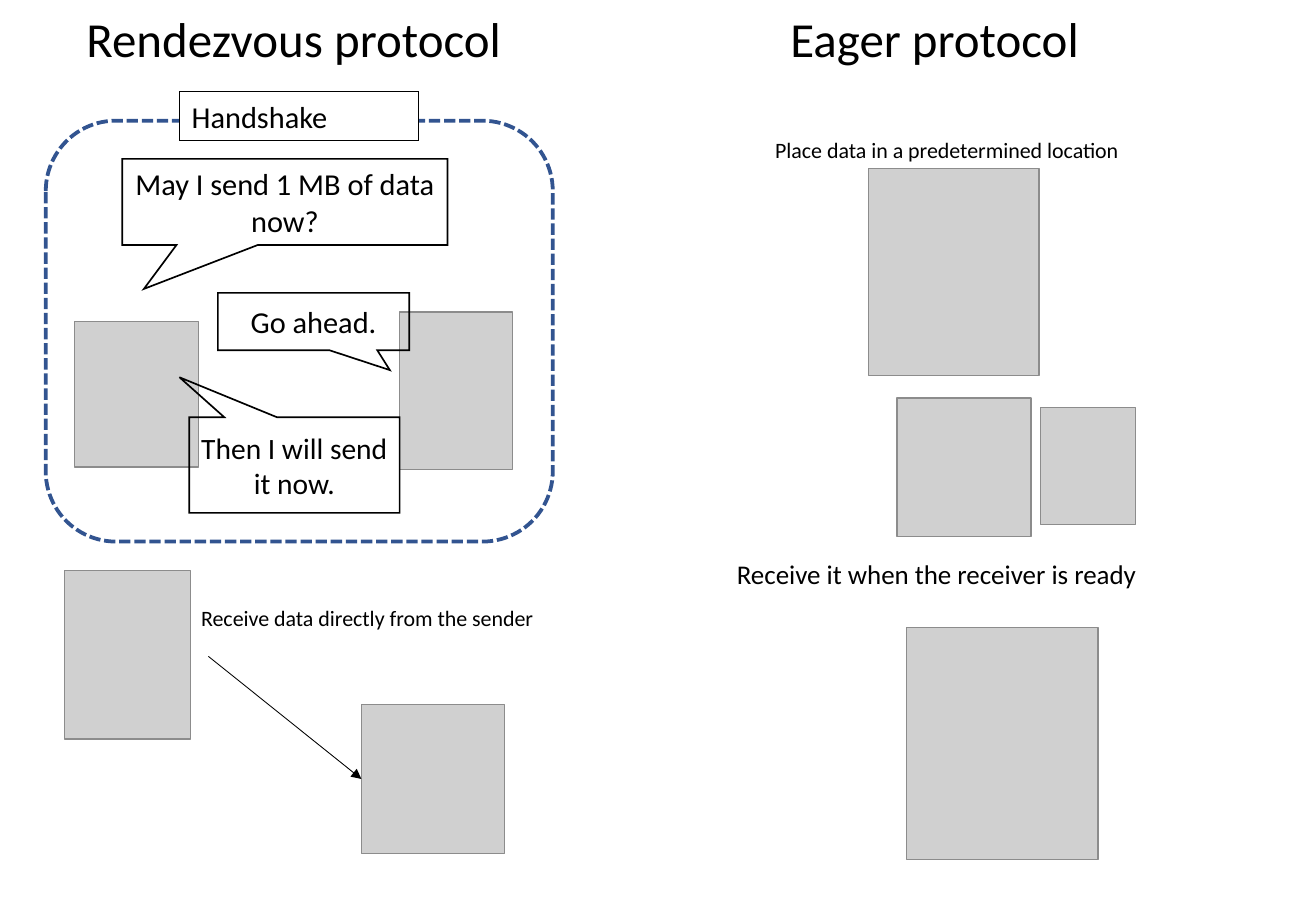
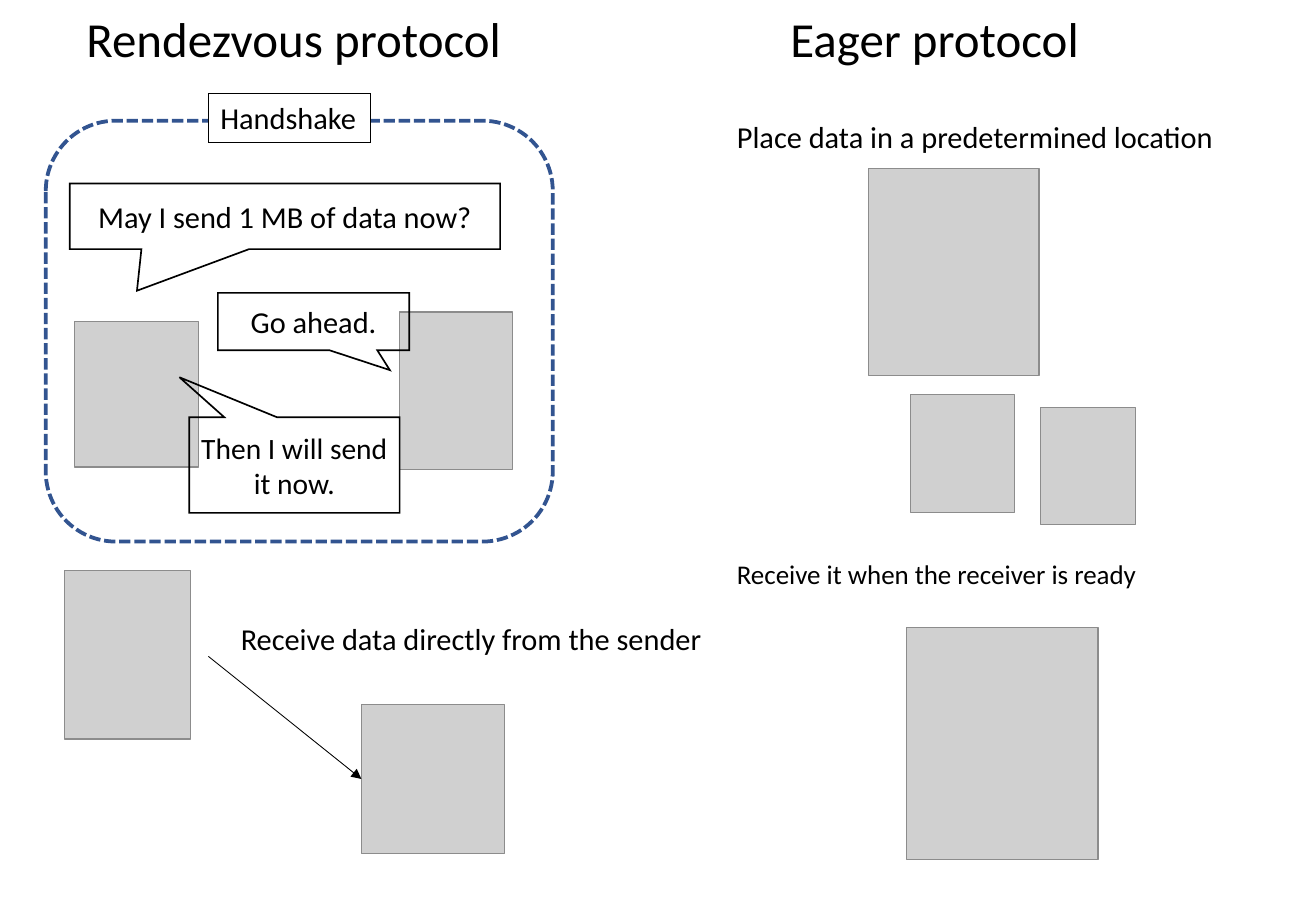
Before and after one commit to kaityo256/sevendayshpc, a slide deck: slide 12 of site-assets/sources/day4/fig-ja-en.pptx. Drawn at 1316x911 pixels with LibreOffice and Linux fonts; fonts in the diff are those of the drawing; grey boxes stand for pictures. Boxes give left, top, right and bottom in pixels: in the first picture for what was removed or moved away, otherwise in the second. Text is boxed around its words. In the diff, an @@ line names an element or a change of style, - is before the commit and + after.

```diff
--- a/site-assets/sources/day4/fig-ja-en.pptx
+++ b/site-assets/sources/day4/fig-ja-en.pptx
@@ rectangle "Handshake": place and size @@
-rectangle "Handshake" at (180, 92, 419, 141)
+rectangle "Handshake" at (209, 94, 372, 142)
@@ text "Place data in a predetermined ...": place and size @@
-text "Place data in a predetermined ..." at (775, 142, 1118, 162)
+text "Place data in a predetermined ..." at (737, 127, 1213, 153)
@@ text "Place data in a predetermined ..." at (737, 127, 1213, 153): size 13 to 18 pt @@
@@ speech box "May I send 1 MB ...": place and size @@
-speech box "May I send 1 MB ..." at (123, 159, 448, 245)
+speech box "May I send 1 MB ..." at (69, 183, 499, 249)
@@ speech box "May I send 1 MB ..." at (69, 183, 499, 249): proportions changed @@
@@ picture: place and size @@
-picture at (898, 399, 1032, 537)
+picture at (911, 395, 1015, 513)
@@ text "Receive data directly from the ..." at (241, 629, 701, 655): size 13 to 18 pt @@
@@ text "Receive data directly from the ...": place and size @@
-text "Receive data directly from the ..." at (201, 610, 533, 630)
+text "Receive data directly from the ..." at (241, 629, 701, 655)
```
Also in this commit, not shown: 5 other slides changed, 6 other files.
